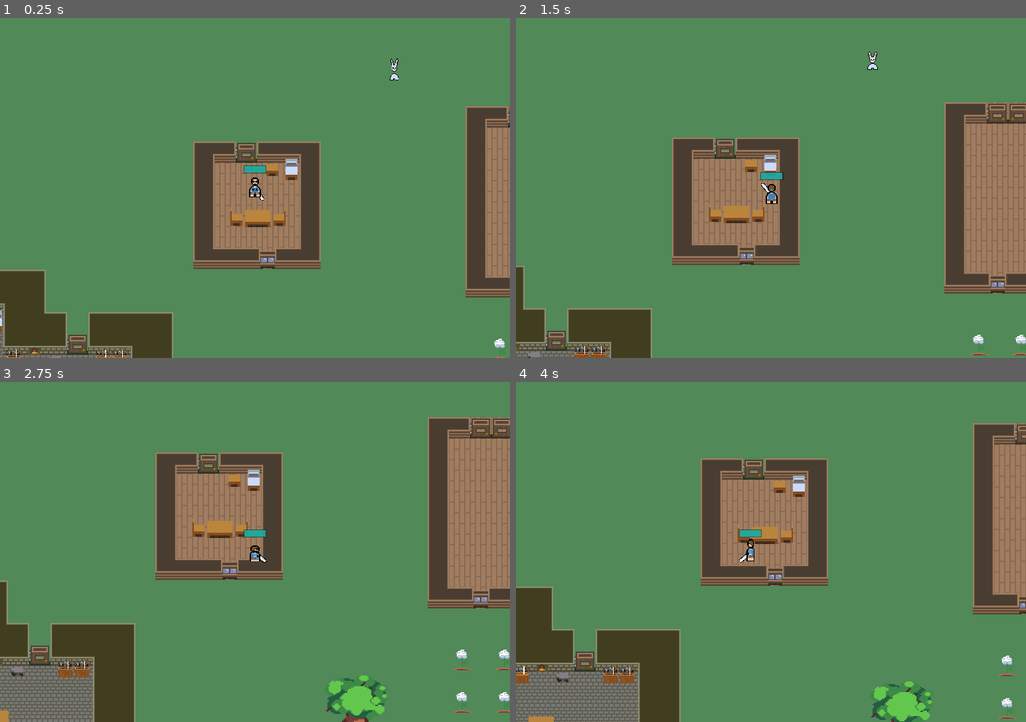
Above: before the commit, frames 1-4 (two rows, left to right).
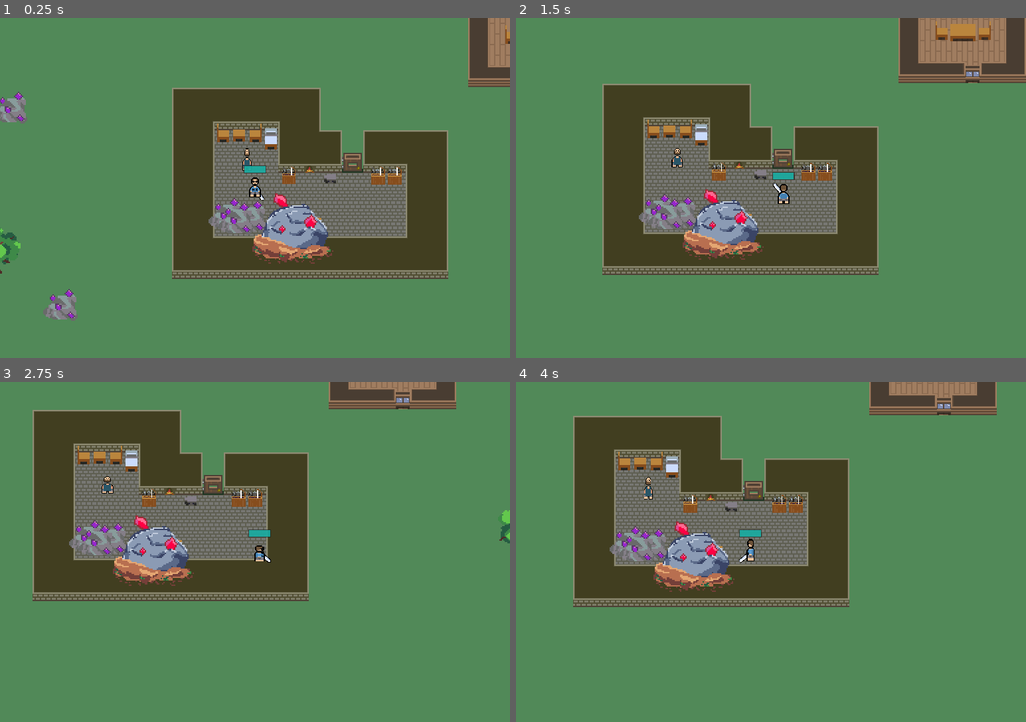
Above: after the commit, the same moments.

Repository: JJPSeno/bgjcalmbeforethestorm
Game: Godot game, scene res://World/world.tscn
Same seed, same stepped clock (60 frames per second), same inputs: the game is played once before the commit and once after it. Sound files missing from this copy of the repository are replaced by a short silence.
Inputs:
- Up to frame 1 (0.25 s): no input
- Up to frame 2 (1.5 s): hold D (right) 0.53-1.28 s; hold O (hit) 0.53-1.28 s; hold S (down) from 1.28 s (still down); tap W (movement) at 1.35 s
- Up to frame 3 (2.75 s): release S (down) at 2.03 s; hold D (right) from 2.03 s (still down); hold O (hit) from 2.03 s (still down)
- Up to frame 4 (4 s): release O (hit) at 2.78 s; tap W (movement) at 2.85 s; release D (right) at 3.53 s; hold A (left) from 3.53 s (still down); hold O (hit) from 3.53 s (still down)

The runs differ from the first frame. In frame 1, 37% of the frame differs, in the area x 0-100%, y 0-100%; in frame 2, 44%; in frame 3, 45%; in frame 4, 43%.

Commit message:
Random fixes

Diff:
--- a/Components/interactable/interactable.gd
+++ b/Components/interactable/interactable.gd
@@ -8,6 +8,7 @@
 
 func _on_area_entered(area: Area2D) -> void:
 	if (parent != null):
+		print("AREA NAME",area.name)
 		if area.is_in_group("weapon"):
 			if parent.has_method("interact"):
 				parent.interact()
--- a/Components/swingable/weapon_controller.gd
+++ b/Components/swingable/weapon_controller.gd
@@ -23,6 +23,13 @@
 	else:
 		change_weapon(Weapons.GREAT)
 
+#func _process(delta: float) -> void:
+	#print("helo",[
+	#average_sword.monitorable,
+	#average_sword.monitoring,
+	#great_sword.monitorable,
+	#great_sword.monitoring
+	#])
 
 func change_weapon(weapon: Weapons) -> void:
 	match weapon:
@@ -45,3 +52,11 @@
 
 func _on_weapon_upgraded() -> void:
 	change_weapon(Weapons.GREAT)
+	average_sword.monitorable = false
+	average_sword.monitoring = false
+	great_sword.monitorable = false
+	great_sword.monitoring = false
+
+	for child in average_sword.get_children():
+		if child is CollisionShape2D:
+			child.set_deferred('disabled', true)
--- a/Entities/Meteor/Meteor.tscn
+++ b/Entities/Meteor/Meteor.tscn
@@ -27,6 +27,7 @@
 offset = Vector2(32, 4)
 
 [node name="MeteorStaticBody" parent="Meteor" instance=ExtResource("4_i1ibn")]
+unique_name_in_owner = true
 position = Vector2(39, 0)
 scale = Vector2(0.5, 0.5)
 
--- a/Entities/Meteor/meteor.gd
+++ b/Entities/Meteor/meteor.gd
@@ -1,6 +1,7 @@
 extends Node2D
 
 var is_harvestible:bool = false
+var harvested:bool = false
 @onready var audio:AudioStreamPlayer = %HitSound
 
 func _ready() -> void:
@@ -10,11 +11,13 @@
 	is_harvestible = true
 
 func interact():
+	if harvested: return
 	audio.play(0.1)
 	if is_harvestible:
+		harvested = true
 		QuestSystem.has_meteor = true
 		var meteor = $Meteor
 		meteor.hide()
-		meteor.position = Vector2.INF
+		%MeteorStaticBody.queue_free()
 		await audio.finished
 		queue_free()
--- a/Entities/Ores/ore.gd
+++ b/Entities/Ores/ore.gd
@@ -3,6 +3,7 @@
 signal toolsmith_quest_1_ended
 
 var harvestable = false
+var harvested = false
 
 @onready var ore_hit:AudioStreamPlayer = $OreHit
 
@@ -13,17 +14,18 @@
 
 
 func interact():
+	if harvested: return
+
 	ore_hit.play()
 	if harvestable:
+		harvested = true
 		QuestSystem.harvested_ores += 1
-		if QuestSystem.harvested_ores >= QuestSystem.ORES_TO_HARVEST:
-			QuestSystem.finish_toolsmith_quest_1.emit()
 
-		# HACK -  cant free until sound is done
-		# so we hide, move it far away so the rigidbody is gone
-		# then free it
+		## HACK -  cant free until sound is done
+		## so we hide, move it far away so the rigidbody is gone
+		## then free it
+		$OreStaticBody.queue_free()
 		hide()
-		position = Vector2.INF
 		await ore_hit.finished
 		queue_free()
 
--- a/Entities/Player/player.gd
+++ b/Entities/Player/player.gd
@@ -94,7 +94,9 @@
 func set_weapon_monitor(value: bool):
 	weapon.monitorable = value
 	weapon.monitoring = value
-
+	for child in weapon.get_children():
+		if child is CollisionShape2D:
+			child.set_deferred('disabled', not(value))
 
 func hurt():
 	prints("owwww")
--- a/Entities/Rabbit/rabbit.gd
+++ b/Entities/Rabbit/rabbit.gd
@@ -1,6 +1,7 @@
 extends CharacterBody2D
 
 var harvestible:= false
+var harvested:= false
 @onready var audio:AudioStreamPlayer = %"Rabbit-squeek"
 var random_direction:Vector2
 const SPEED := 22
@@ -27,8 +28,10 @@
 
 
 func interact():
+	if harvested: return
 	audio.play()
 	if harvestible:
+		harvested = true
 		QuestSystem.harvested_rabbits += 1
 		hide()
 		await audio.finished
--- a/Entities/Slime/Slime.gd
+++ b/Entities/Slime/Slime.gd
@@ -2,6 +2,7 @@
 
 @onready var audio:AudioStreamPlayer = %"SlimeSquish"
 var random_direction:Vector2
+var harvested = false
 const SPEED := 15
 func _ready() -> void:
 	pick_random_direction.call_deferred()
@@ -22,6 +23,8 @@
 
 
 func interact():
+	if harvested: return
+	harvested = true
 	audio.play()
 	hide()
 	await audio.finished
--- a/Entities/Trees/Tree.gd
+++ b/Entities/Trees/Tree.gd
@@ -1,6 +1,7 @@
 extends Node2D
 
 var harvestible:= false
+var harvested:= false
 @onready var audio:AudioStreamPlayer = %WoodChop
 func _ready() -> void:
 	QuestSystem.start_carpenter_quest_1.connect(func ():harvestible = true)
@@ -8,8 +9,11 @@
 
 
 func interact():
+	if harvested: return
+
 	audio.play()
 	if harvestible:
+		harvested = true
 		QuestSystem.harvested_trees += 1
 		hide()
 		await audio.finished
--- a/Entities/Window/WindowEntity.gd
+++ b/Entities/Window/WindowEntity.gd
@@ -1,7 +1,7 @@
 extends Node2D
 
 
-var harvestible:= true
+var harvestible:= false
 @onready var audio = %WoodChop
 @onready var spriteBoarded = %"Sprite - Boarded"
 @onready var sprite = %"Sprite"
--- a/World/world.tscn
+++ b/World/world.tscn
@@ -3,7 +3,7 @@
 [ext_resource type="PackedScene" uid="uid://bhnoos5wf8m37" path="res://Entities/Player/player.tscn" id="1_m64ys"]
 [ext_resource type="PackedScene" uid="uid://8w0ml10hpnxd" path="res://World/Buildings/Player_Room_Bldg.tscn" id="2_87cis"]
 [ext_resource type="PackedScene" uid="uid://bnu7gt00el3rr" path="res://World/Buildings/Carpenter_Bldg.tscn" id="4_bl0i6"]
-[ext_resource type="PackedScene" uid="uid://kfkmok2i6u6r" path="res://Entities/NPCS/Carpenter/carpenter.tscn" id="5_5spr1"]
+[ext_resource type="PackedScene" uid="uid://kfkmok2i6u6r" path="res://Entities/NPCS/carpenter/carpenter.tscn" id="5_5spr1"]
 [ext_resource type="PackedScene" uid="uid://be67annsivf7" path="res://World/Buildings/Tailors_Hut.tscn" id="5_kgqvn"]
 [ext_resource type="PackedScene" uid="uid://tkt6eauokv8m" path="res://Entities/NPCS/Tailor/tailor.tscn" id="6_dqhfu"]
 [ext_resource type="PackedScene" uid="uid://blhugsrkjmffk" path="res://World/Buildings/Toolsmithery.tscn" id="6_trm65"]
@@ -17,7 +17,7 @@
 y_sort_enabled = true
 
 [node name="Player" parent="." groups=["player"] instance=ExtResource("1_m64ys")]
-position = Vector2(141, 110)
+position = Vector2(-273, 384)
 
 [node name="NPCs" type="Node2D" parent="."]
 
@@ -86,6 +86,18 @@
 [node name="Meteor" parent="Ore Biome" instance=ExtResource("9_qb68i")]
 position = Vector2(-2068, 1803)
 
+[node name="Ore12" parent="Ore Biome" instance=ExtResource("9_dikfu")]
+position = Vector2(-644, 900)
+
+[node name="Ore13" parent="Ore Biome" instance=ExtResource("9_dikfu")]
+position = Vector2(-624, 897)
+
+[node name="Ore14" parent="Ore Biome" instance=ExtResource("9_dikfu")]
+position = Vector2(-659, 893)
+
+[node name="Meteor2" parent="Ore Biome" instance=ExtResource("9_qb68i")]
+position = Vector2(-542, 909)
+
 [node name="World" type="Node2D" parent="."]
 y_sort_enabled = true
 position = Vector2(-11, -283)
